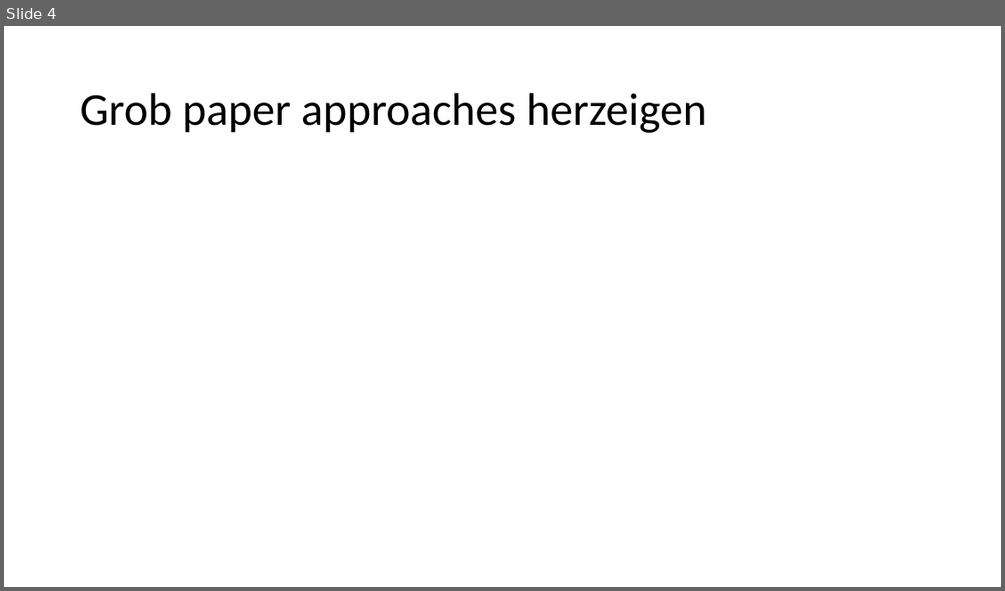
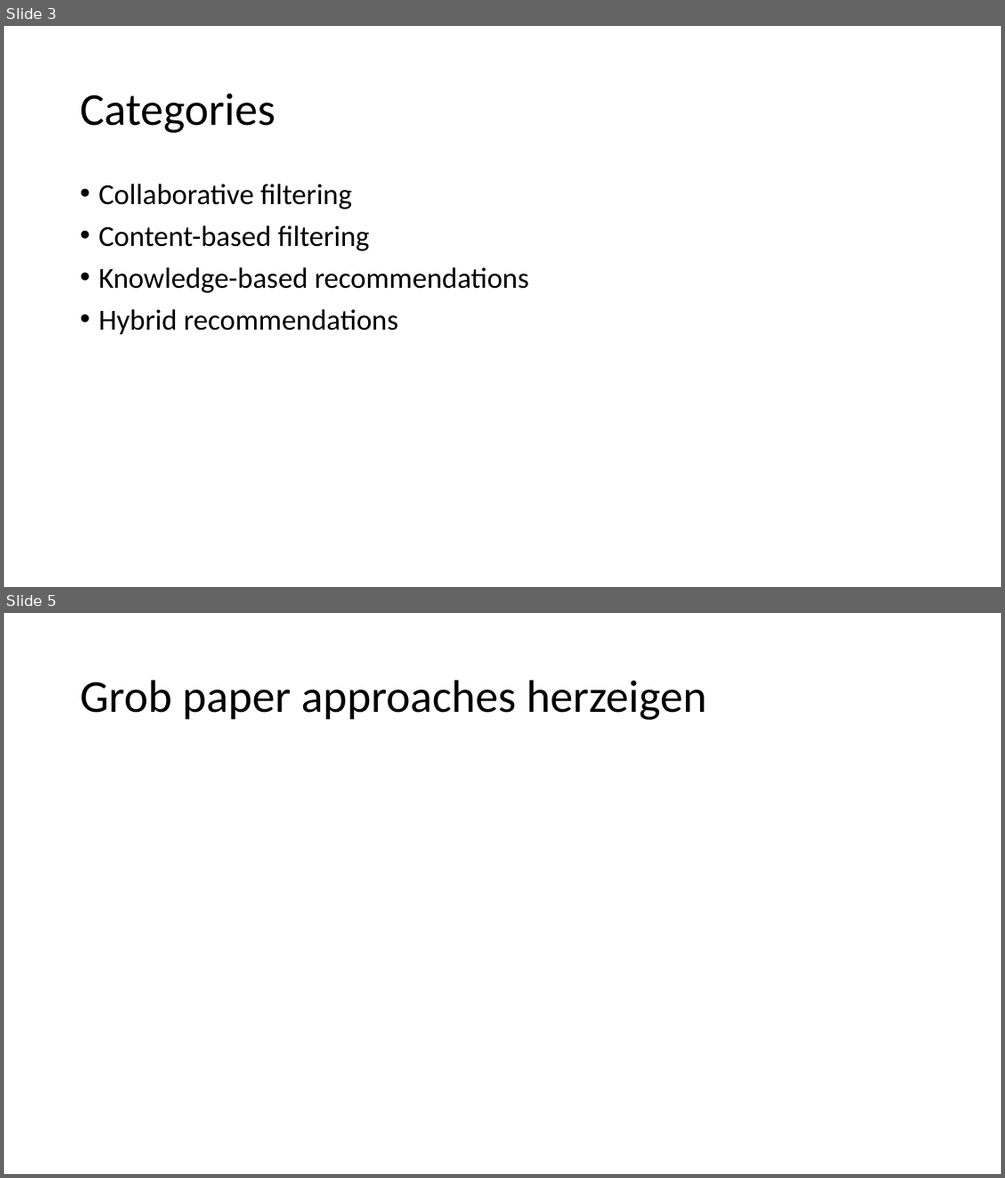
Before and after one commit to stenglx/seminar_ai, a slide deck: State-Of-The-Art Music Recommendation.pptx. Shown one above the other, each under a label of ours: slide 4 before the commit, slides 3 and 5 after it; the slides between them are not shown. The pictures are 1005x591 and 1005x1178 pixels, drawn with LibreOffice and Linux fonts; fonts in the diff are those of the drawing. Boxes give left, top, right and bottom in pixels: in the first picture for what was removed or moved away, otherwise in the second. Text is boxed around its words. In the diff, an @@ line names an element or a change of style, - is before the commit and + after.

```diff
--- a/State-Of-The-Art Music Recommendation.pptx
+++ b/State-Of-The-Art Music Recommendation.pptx
@@ slide 3 added at (4,26,1001,587), background #FFFFFF @@
@@ title added at (80,93,275,133), 44 pt, text #000000 @@
+Categories
@@ text added at (98,184,529,335), 28 pt, text #000000 @@
+• Collaborative filtering
+• Content-based filtering
+• Knowledge-based recommendations
+• Hybrid recommendations
@@ what was slide 4 is now slide 5 @@
```
Also in this commit, not shown: 3 slides changed, 1 other slide added, 1 slide removed.
